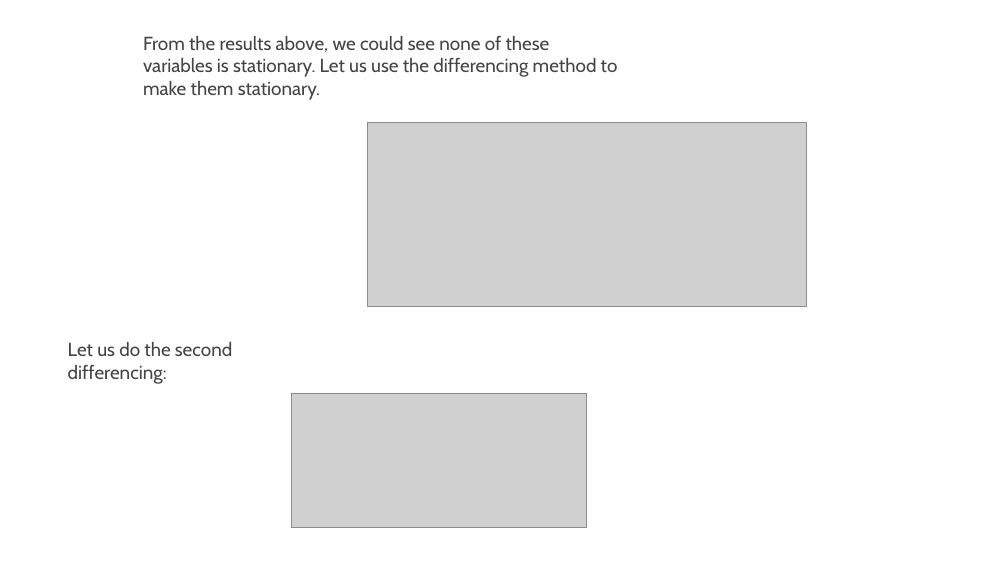
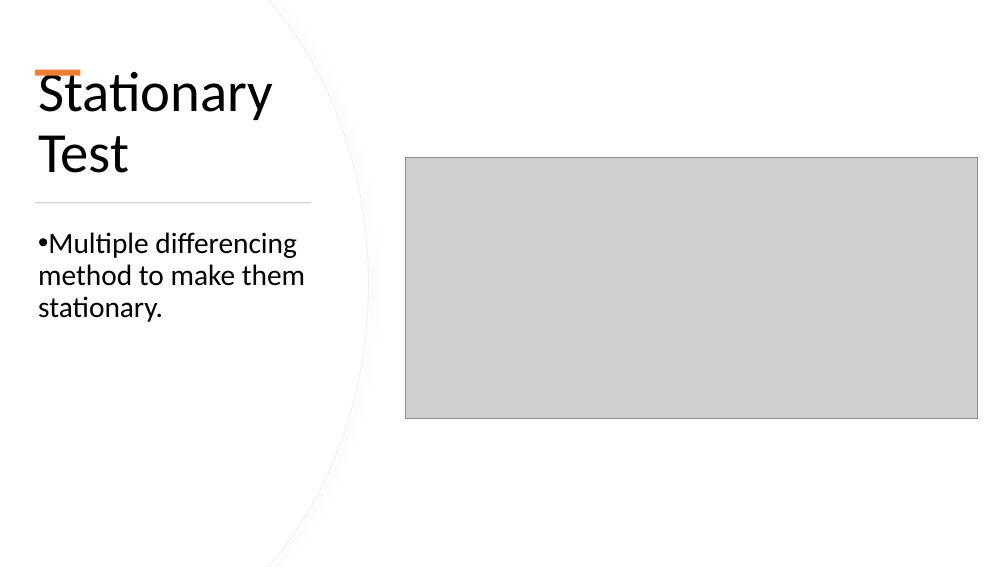
Before and after one commit to raidharmender/MultiVarTSPred, a slide deck: slide 18 of Multivar TS analysis and prediction.pptx. Drawn at 1008x567 pixels with LibreOffice and Linux fonts; fonts in the diff are those of the drawing; grey boxes stand for pictures. Boxes give left, top, right and bottom in pixels: in the first picture for what was removed or moved away, otherwise in the second. Text is boxed around its words. In the diff, an @@ line names an element or a change of style, - is before the commit and + after.

```diff
--- a/Multivar TS analysis and prediction.pptx
+++ b/Multivar TS analysis and prediction.pptx
@@ freeform shape added at (x1=0, y1=0, x2=368, y2=567), fill #FFFFFF, outline #EFEFEF 0.75 pt @@
@@ freeform shape added at (x1=0, y1=0, x2=368, y2=567), fill #FFFFFF @@
@@ rectangle added at (x1=35, y1=70, x2=80, y2=76), fill #ED7D31 @@
@@ title added at (x1=38, y1=69, x2=273, y2=173), 54 pt, text #000000 @@
+Stationary Test
@@ picture removed at (x1=368, y1=123, x2=807, y2=306) @@
@@ picture resized from (x1=292, y1=393, x2=587, y2=528) to (x1=405, y1=157, x2=978, y2=418) @@
@@ rectangle added at (x1=36, y1=202, x2=312, y2=203), fill #D5D5D5 @@
@@ text at (x1=38, y1=232, x2=305, y2=322): text changed; size 18 to 28 pt; font Cabin to Calibri; text colour #444444 to #000000 @@
-From the results above, we could see none of these variables is stationary. Let us use the differencing method to make them stationary.
+• Multiple differencing method to make them stationary.
@@ text removed at (x1=68, y1=342, x2=232, y2=384) @@
-Let us do the second differencing:
```
Also in this commit, not shown: 4 other slides changed, 3 slides added, 10 slides removed.
